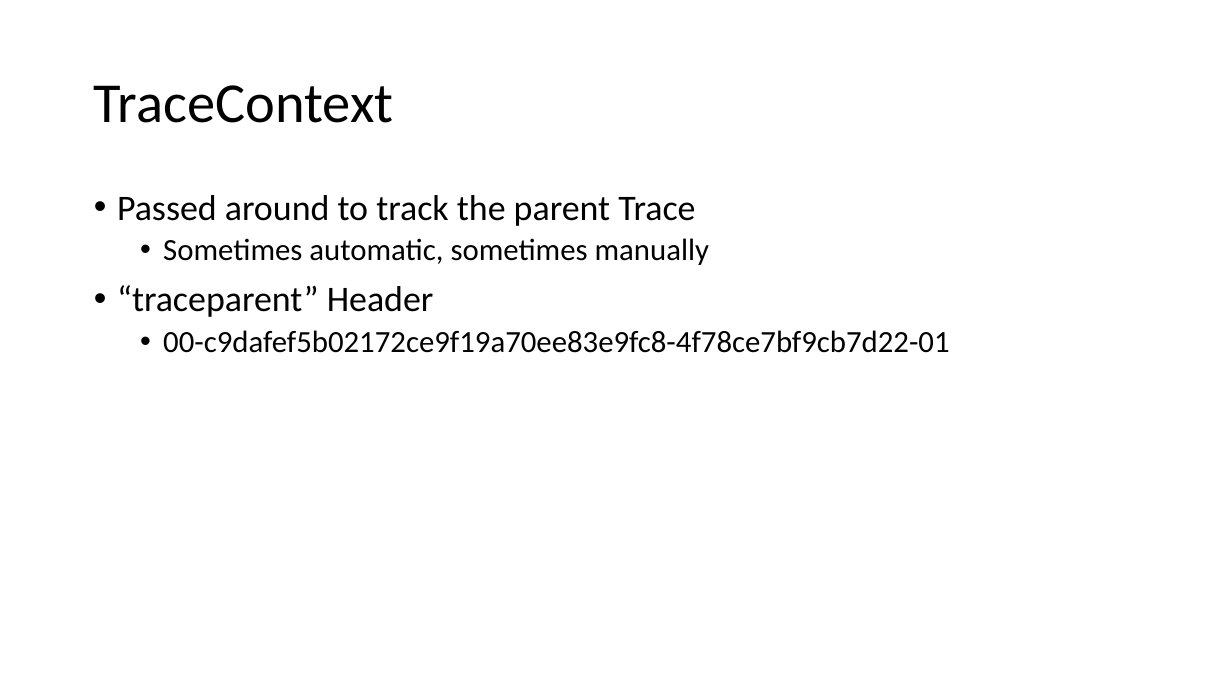
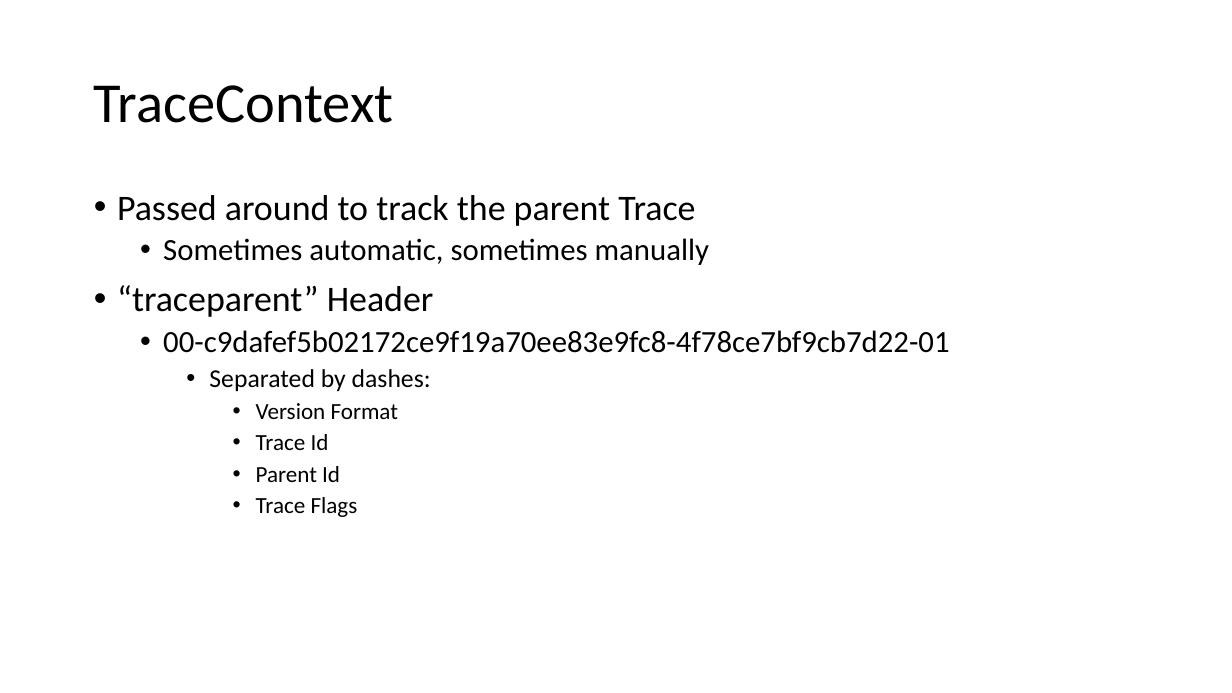
Before and after one commit to ProgrammerAL/Presentations-2023, a slide deck: slide 13 of 2023-03 - Orlando Code Camp - OpenTelemetry/Presentation.pptx (slide 14 before the commit). Drawn at 1232x693 pixels with LibreOffice and Linux fonts; fonts in the diff are those of the drawing. Boxes give left, top, right and bottom in pixels: in the first picture for what was removed or moved away, otherwise in the second. Text is boxed around its words. In the diff, an @@ line names an element or a change of style, - is before the commit and + after.

```diff
--- a/2023-03 - Orlando Code Camp - OpenTelemetry/Presentation.pptx
+++ b/2023-03 - Orlando Code Camp - OpenTelemetry/Presentation.pptx
@@ text at bbox=[209, 369, 431, 517]: paragraphs added @@
+    • Separated by dashes:
+      • Version Format
+      • Trace Id
+      • Parent Id
+      • Trace Flags
```
Also in this commit, not shown: 12 other slides changed, 2 slides added, 2 slides removed.
